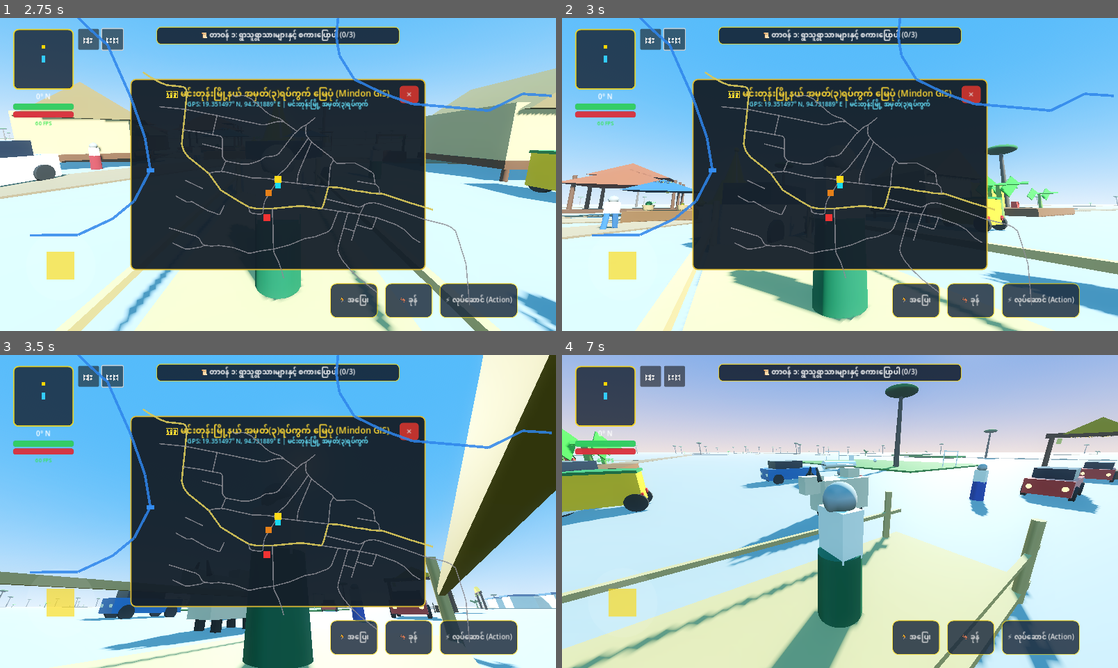
Above: before the commit, frames 1-4 (two rows, left to right).
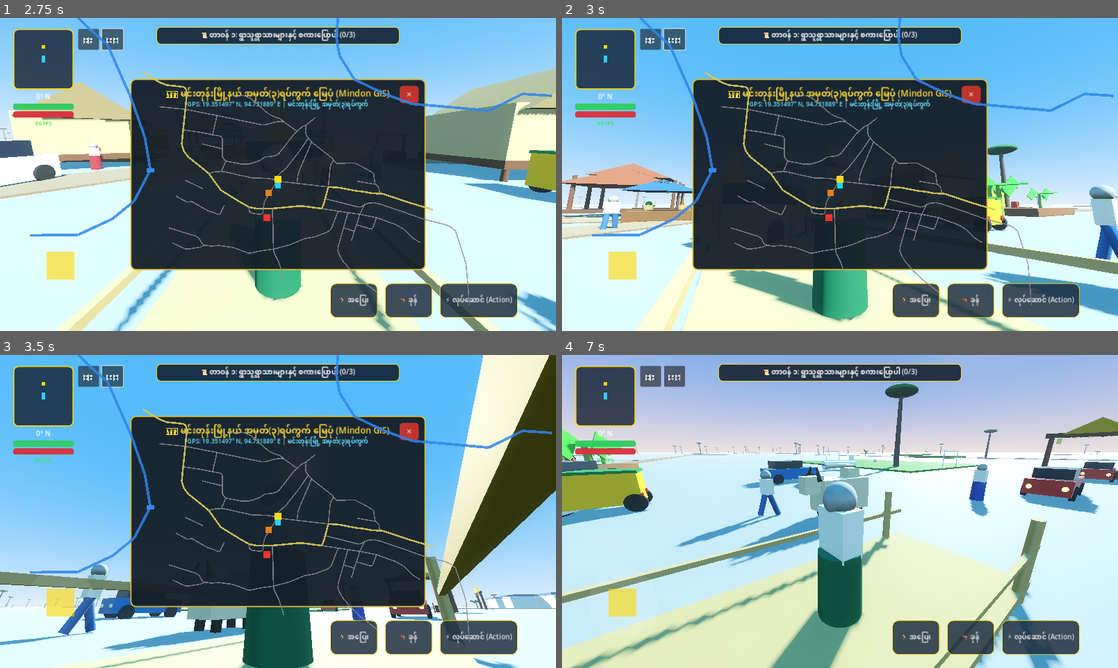
Above: after the commit, the same moments.

Repository: sudohlaingwin/gta-open-world
Game: Godot game, scene res://scenes/main_menu.tscn
Two runs of this game, one before a commit and one after it. Both use one fixed random seed, a clock stepped at 60 frames per second and the inputs below.
Inputs (mouse positions are in pixels of both pictures, inside the frame that each line leads up to):
- Up to frame 1 (2.75 s): click "🎮 အသစ်စတင်မည် (New Game)" at 0.5 s; click "🗺️" at 1.25 s; click "⏸️" at 2 s
- Up to frame 2 (3 s): drag from (628, 274) to (895, 105) at 2.77 s
- Up to frame 3 (3.5 s): no input
- Up to frame 4 (7 s): drag from (840, 511) to (812, 574) at 3.52 s; click "🏃 အပြေး" at 4.25 s; click "🦘 ခုန်" at 5 s; click "⚡ လုပ်ဆောင် (Action)" at 5.75 s; click "✕" at 6.5 s

Frame 1 is identical in both runs. In frame 2, 0.9% of the frame differs, in the area x 77-100%, y 53-78%; in frame 3, 0.8%; in frame 4, 0.6%.
Error in both runs: Invalid assignment of property or key 'top_radius' with value of type 'float' on a base object of type 'CylinderShape3D'. (res://scripts/mindon_map_builder.gd:…

Commit message:
Slice 113: Fix firefly day_night group gating and add pedestrian obstacle raycast avoidance

Diff:
--- a/scripts/pedestrian_ai.gd
+++ b/scripts/pedestrian_ai.gd
@@ -33,20 +33,35 @@
 			_pick_new_target()
 		else:
 			var move_dir = diff.normalized()
-			velocity.x = move_dir.x * walk_speed
-			velocity.z = move_dir.z * walk_speed
 
-			var target_rot = atan2(move_dir.x, move_dir.z)
-			visual_mesh.rotation.y = lerp_angle(visual_mesh.rotation.y, target_rot, 5.0 * delta)
+			# Physics Ray obstacle probe to prevent walking into buildings / walls
+			var space_state = get_world_3d().direct_space_state
+			var ray_query = PhysicsRayQueryParameters3D.create(global_position + Vector3(0, 0.6, 0), global_position + Vector3(0, 0.6, 0) + move_dir * 1.5)
+			ray_query.exclude = [get_rid()]
+			var hit = space_state.intersect_ray(ray_query)
+			if not hit.is_empty():
+				# Obstacle ahead: reroute immediately
+				_pick_new_target()
+				wait_timer = 0.5
+			else:
+				velocity.x = move_dir.x * walk_speed
+				velocity.z = move_dir.z * walk_speed
 
-			# Walk leg swing
-			var swing = sin(Time.get_ticks_msec() * 0.008) * 0.35
-			if leg_l: leg_l.rotation.x = swing
-			if leg_r: leg_r.rotation.x = -swing
+				var target_rot = atan2(move_dir.x, move_dir.z)
+				visual_mesh.rotation.y = lerp_angle(visual_mesh.rotation.y, target_rot, 5.0 * delta)
+
+				# Walk leg swing
+				var swing = sin(Time.get_ticks_msec() * 0.008) * 0.35
+				if leg_l: leg_l.rotation.x = swing
+				if leg_r: leg_r.rotation.x = -swing
 
 	move_and_slide()
 
 func _pick_new_target() -> void:
 	var angle = randf() * TAU
 	var dist = randf_range(4.0, route_radius)
-	target_pos = global_position + Vector3(cos(angle) * dist, 0, sin(angle) * dist)
+	var candidate = global_position + Vector3(cos(angle) * dist, 0, sin(angle) * dist)
+	# Avoid walking directly into deep river water (y < -0.5)
+	if candidate.x > 0.0 and candidate.x < 30.0 and candidate.z > 0.0 and candidate.z < 60.0:
+		candidate.x = -abs(candidate.x)
+	target_pos = candidate
--- a/scripts/village_fireflies.gd
+++ b/scripts/village_fireflies.gd
@@ -6,10 +6,10 @@
 	emitting = false
 
 func _process(delta: float) -> void:
-	var day_night = get_parent().get_node_or_null("DayNightCycle")
+	var day_night = get_tree().get_first_node_in_group("day_night")
 	if day_night and day_night.has_method("get_daylight"):
 		var daylight = day_night.get_daylight()
 		# Emit only at dusk / night when daylight drops below 0.35
 		emitting = (daylight < 0.35)
 	else:
-		emitting = true
+		emitting = false
Not shown, changed: COLLAB.md
